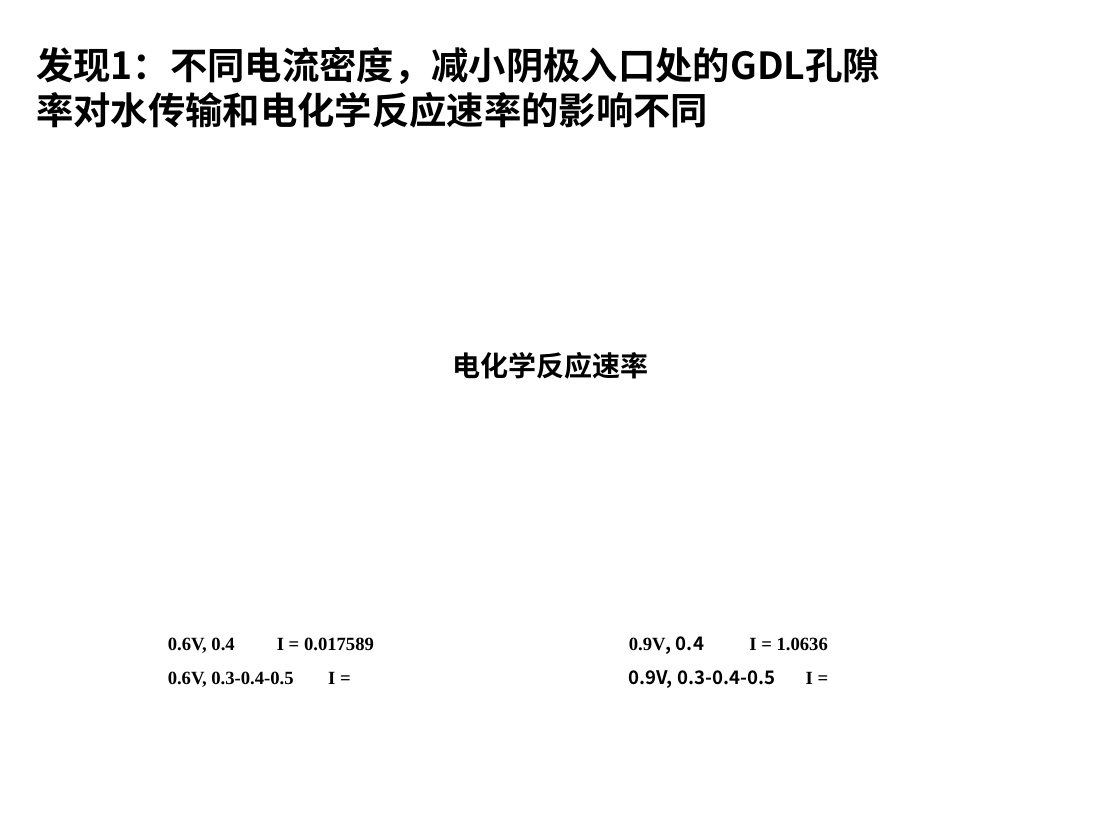
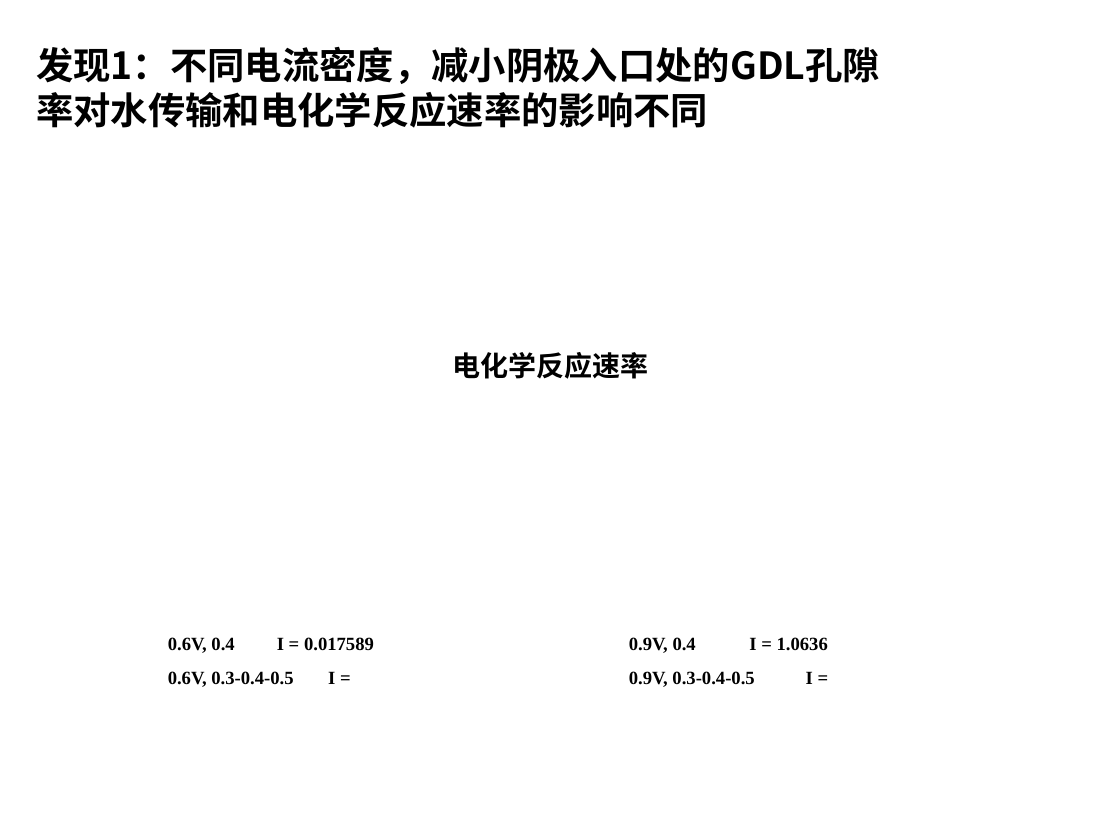
Before and after one commit to PaperStrange/ResearchRecorder, a slide deck: slide 7 of Report notes/GDL_PorosityDistribution.pptx (slide 2 before the commit). Drawn at 1120x840 pixels with LibreOffice and Linux fonts; fonts in the diff are those of the drawing. Boxes give left, top, right and bottom in pixels: in the first picture for what was removed or moved away, otherwise in the second. Text is boxed around its words. In the diff, an @@ line names an element or a change of style, - is before the commit and + after.

```diff
--- a/Report notes/GDL_PorosityDistribution.pptx
+++ b/Report notes/GDL_PorosityDistribution.pptx
@@ text "0.9V, 0.4" at bbox=[629, 637, 696, 653]: font Noto Sans CJK SC to Times New Roman in "0.9V, 0.4" @@
@@ text "0.9V, 0.3-0.4-0.5" at bbox=[629, 671, 754, 687]: font Noto Sans CJK SC to Times New Roman @@
```
Also in this commit, not shown: 1 other slide changed, 5 slides added.
